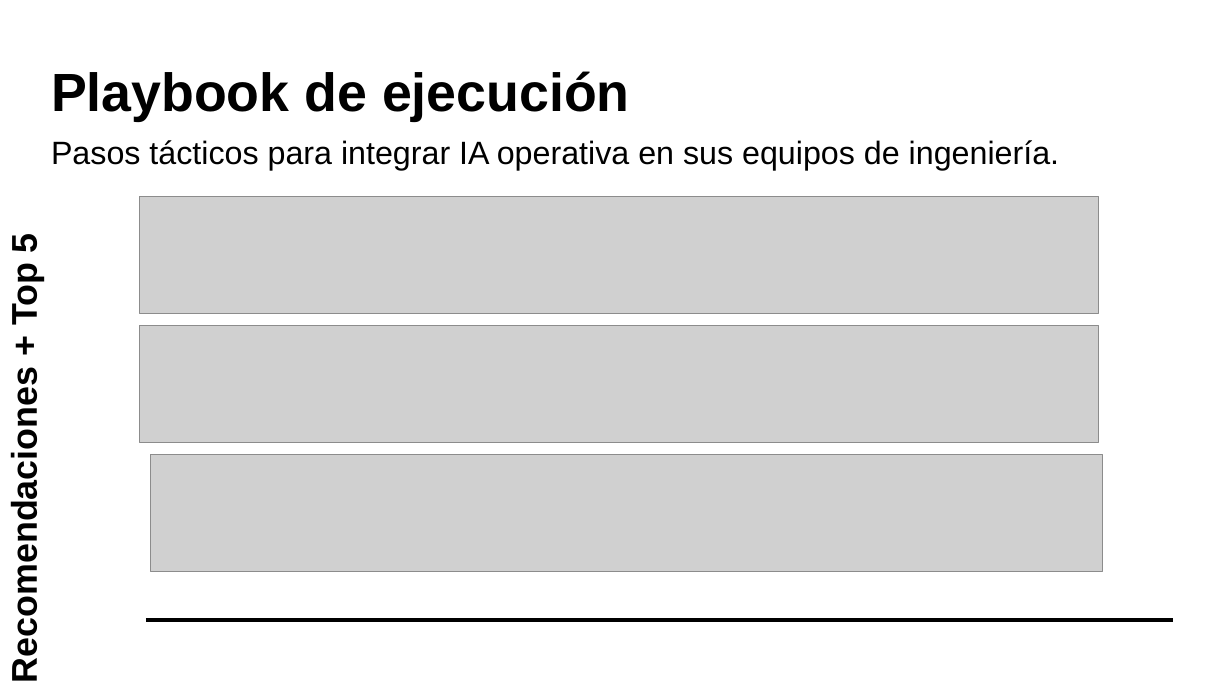
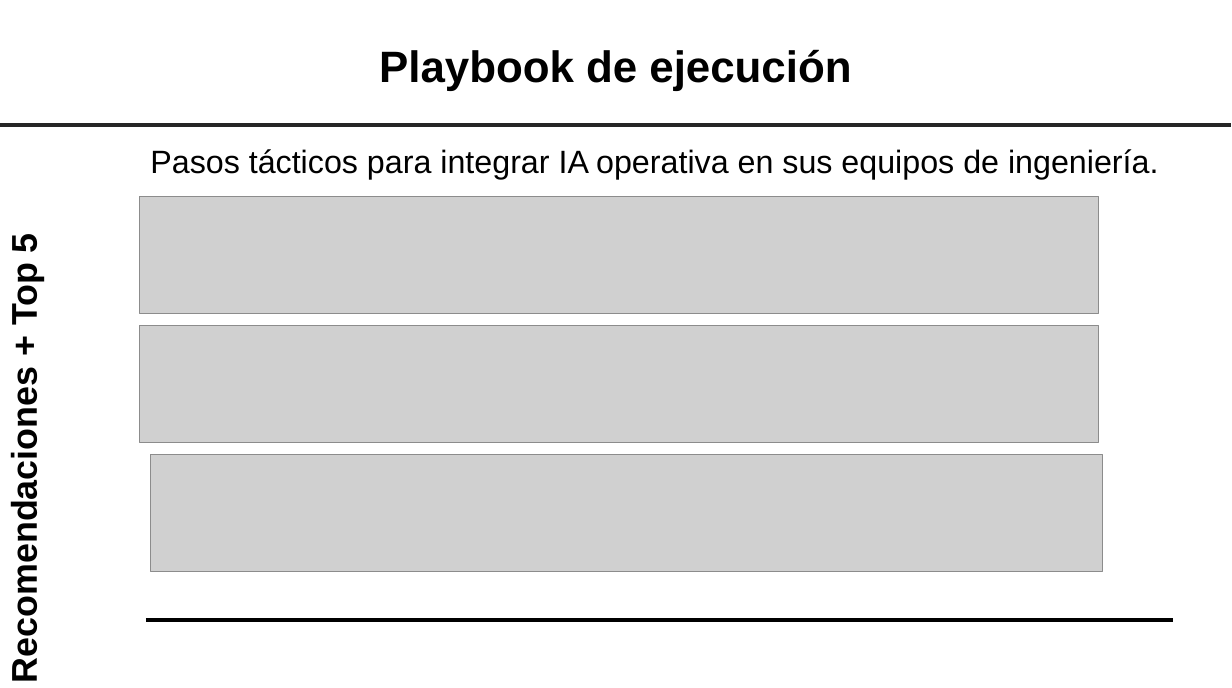
Before and after one commit to DCC-M10/qa-doctorado-2026-equipo1, a slide deck: slide 13 of final/Equipo 1 - IA para análisis de fallos y calidad operativa.pptx. Drawn at 1232x688 pixels with LibreOffice and Linux fonts; fonts in the diff are those of the drawing; grey boxes stand for pictures; background and template pictures are left out. Boxes give left, top, right and bottom in pixels: in the first picture for what was removed or moved away, otherwise in the second. Text is boxed around its words. In the diff, an @@ line names an element or a change of style, - is before the commit and + after.

```diff
--- a/final/Equipo 1 - IA para análisis de fallos y calidad operativa.pptx
+++ b/final/Equipo 1 - IA para análisis de fallos y calidad operativa.pptx
@@ text added at [379,49,851,91], 49 pt, text #000000, bold @@
+Playbook de ejecución
@@ text at [51,71,630,121]: paragraph removed @@
-Playbook de ejecución
@@ line added from (0, 124) to (1231, 124), #262626 4.5 pt @@
@@ text "Pasos tácticos para integrar IA ...": place and size @@
-text "Pasos tácticos para integrar IA ..." at [51,71,1059,170]
+text "Pasos tácticos para integrar IA ..." at [150,149,1158,179]
```
Also in this commit, not shown: 6 other slides changed.
